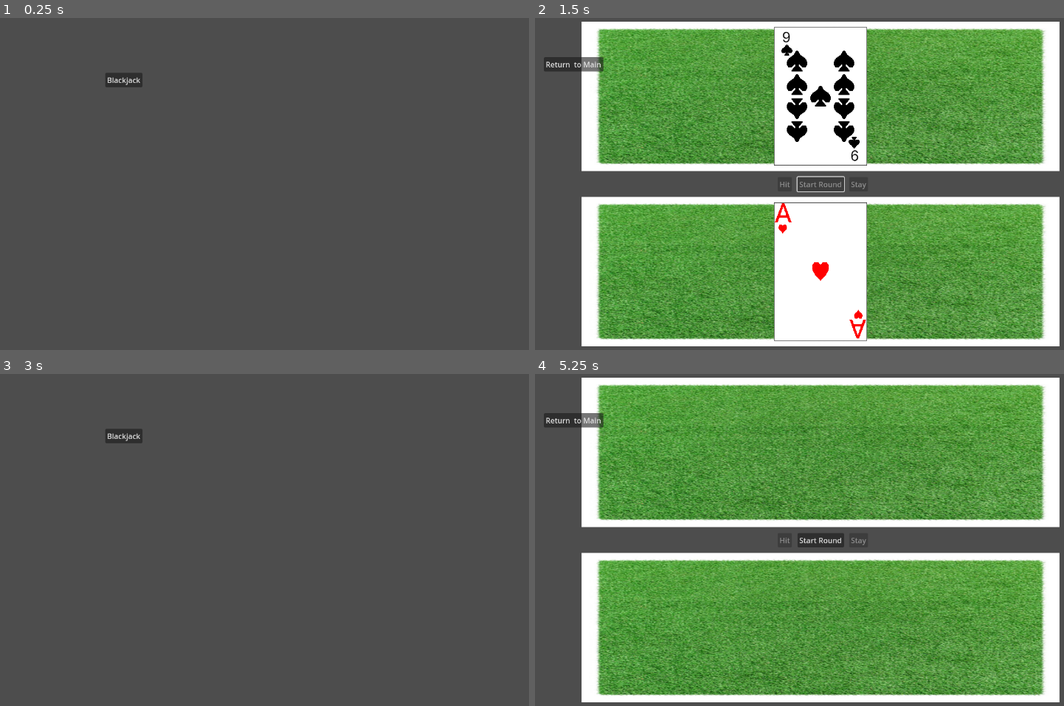
Above: before the commit, frames 1-4 (two rows, left to right).
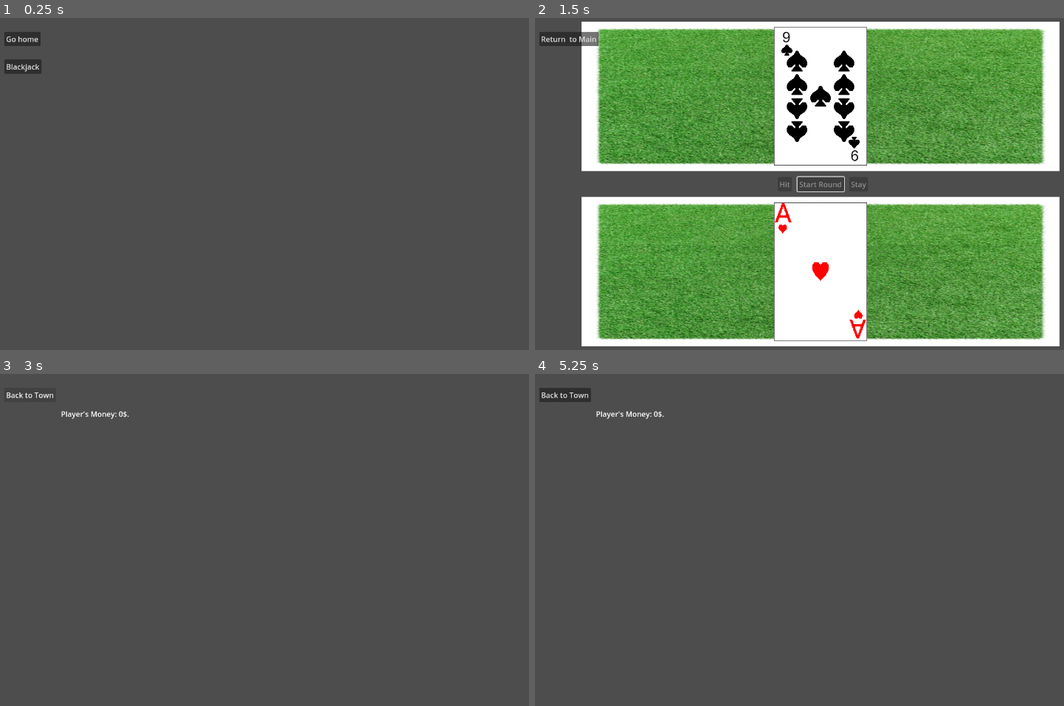
Above: after the commit, the same moments.

Repository: OwenFrakes/congressAppChallenge
Game: Godot game, scene res://Scenes/playerMovement.tscn
Two runs of this game, one before a commit and one after it. Both use one fixed random seed, a clock stepped at 60 frames per second and the inputs below.
Inputs (mouse positions are in pixels of both pictures, inside the frame that each line leads up to):
- Up to frame 1 (0.25 s): no input
- Up to frame 2 (1.5 s): click "Blackjack" at 0.5 s; click "Start Round" at 1.25 s
- Up to frame 3 (3 s): click "Return to Main" at 2 s; click (21, 393) at 2.75 s, where only the run after the commit has a clickable "Go home"
- Up to frame 4 (5.25 s): click (566, 393) at 3.5 s, where only the run after the commit has a clickable "Back to Town"; click (556, 393) at 4.25 s, where only the run after the commit has a clickable "Go home"; click (656, 437) at 5 s, where only the run before the commit has a clickable "Blackjack"

The runs differ from the first frame. In frame 1, 0.8% of the frame differs, in the area x 0-27%, y 4-21%; in frame 2, 0.9%; in frame 3, 0.5%; in frame 4, 82%, in the area x 0-100%, y 1-99%.

Commit message:
HomeScene and Buttons
The home scene has been made with buttons linking each scene together. Some static variables have also been made in StaticPlayerVariables for the state of each family member.

Diff:
--- a/Scenes/blackjack.tscn
+++ b/Scenes/blackjack.tscn
@@ -42,10 +42,10 @@
 script = ExtResource("2_h7nlf")
 
 [node name="MainButton" type="Button" parent="."]
-offset_left = 40.0
-offset_top = 85.0
-offset_right = 169.0
-offset_bottom = 116.0
+offset_left = 30.0
+offset_top = 30.0
+offset_right = 159.0
+offset_bottom = 61.0
 text = "Return  to Main
 "
 script = ExtResource("3_wl8o3")
--- /dev/null
+++ b/Scenes/homeControl.gd
@@ -0,0 +1,12 @@
+extends Node
+
+@onready var moneyLabel = $"../moneyLabel"
+
+# Called when the node enters the scene tree for the first time.
+func _ready() -> void:
+	moneyLabel.text = "Player's Money: " + str(StaticPlayerVariables.globalPlayerMoney) + "$."
+
+
+# Called every frame. 'delta' is the elapsed time since the previous frame.
+func _process(delta: float) -> void:
+	pass
--- /dev/null
+++ b/Scenes/playerHome.tscn
@@ -0,0 +1,29 @@
+[gd_scene load_steps=3 format=3 uid="uid://dcvn32dyf1qv7"]
+
+[ext_resource type="Script" path="res://Scenes/homeControl.gd" id="1_g3vfg"]
+[ext_resource type="Script" path="res://Scripts/player_mover.gd" id="2_67f0d"]
+
+[node name="PlayerHome" type="Node2D"]
+
+[node name="Camera2D" type="Camera2D" parent="."]
+anchor_mode = 0
+
+[node name="moneyLabel" type="Label" parent="."]
+offset_left = 153.0
+offset_top = 75.0
+offset_right = 193.0
+offset_bottom = 98.0
+text = "Player's Money: "
+
+[node name="Node" type="Node" parent="."]
+script = ExtResource("1_g3vfg")
+
+[node name="TownButton" type="Button" parent="."]
+offset_left = 30.0
+offset_top = 30.0
+offset_right = 142.0
+offset_bottom = 61.0
+text = "Back to Town"
+script = ExtResource("2_67f0d")
+
+[connection signal="pressed" from="TownButton" to="TownButton" method="_on_pressed"]
--- a/Scenes/playerMovement.tscn
+++ b/Scenes/playerMovement.tscn
@@ -10,10 +10,10 @@
 anchor_mode = 0
 
 [node name="BlackJackButton" type="Button" parent="."]
-offset_left = 249.0
-offset_top = 119.0
-offset_right = 330.0
-offset_bottom = 150.0
+offset_left = 30.0
+offset_top = 90.0
+offset_right = 111.0
+offset_bottom = 121.0
 text = "Blackjack
 "
 
@@ -26,4 +26,12 @@
 [node name="Player" type="Node" parent="."]
 script = ExtResource("2_aa37n")
 
+[node name="HomeButton" type="Button" parent="."]
+offset_left = 30.0
+offset_top = 30.0
+offset_right = 109.0
+offset_bottom = 61.0
+text = "Go home"
+
 [connection signal="pressed" from="BlackJackButton" to="PlayerMover" method="_on_black_jack_button_pressed"]
+[connection signal="pressed" from="HomeButton" to="PlayerMover" method="_on_home_button_pressed"]
--- a/Scripts/player_mover.gd
+++ b/Scripts/player_mover.gd
@@ -15,3 +15,7 @@
 
 func _on_pressed() -> void:
 	changeToMain()
+
+func _on_home_button_pressed() -> void:
+	var homeScene = load("res://Scenes/playerHome.tscn")
+	get_tree().change_scene_to_packed(homeScene)
--- a/Scripts/static_player_variables.gd
+++ b/Scripts/static_player_variables.gd
@@ -1,3 +1,7 @@
 extends Node
 
 var globalPlayerMoney = 0
+var spouseState = "Healty"
+var child1State = "Healty"
+var child2State = "Healty"
+var child3State = "Healty"
